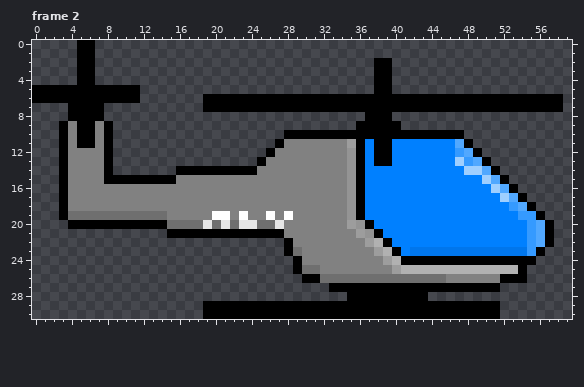
Animated GIF sprite -- src/images/helikopter_rechts.gif. That is the earlier state.
The file is 60x31 pixels, 2 frames. Colours within 5 levels of each other are drawn and written as one. Shown: frame 2.
And afterwards:
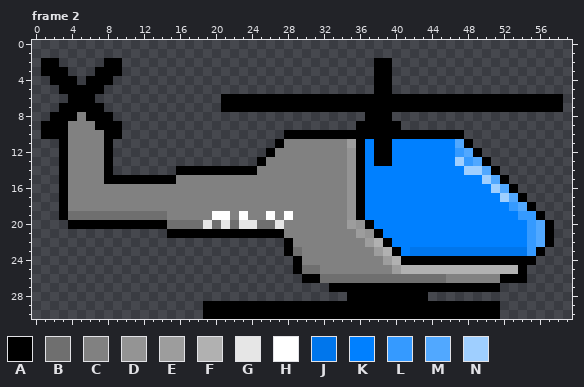
Palette (. is transparent): A #000000  B #6f6f6f  C #818181  D #949494  E #9d9d9d  F #b1b1b1  G #e6e6e6  H #ffffff  J #0076ec  K #0080ff  L #359aff  M #51a8ff  N #9fcfff
Commit message: Helikopter wieken aan achterkant bewegend
Changes in this commit:
Frame 2:
Colour A now appears in row 2 at x 1 to 2 and 8 to 9; in row 3 at x 1 to 3 and 7 to 9; in row 4 at x 2 to 4 and 7 to 8; in row 7 at x 3; in row 8 at x 2 to 3 and 8; in rows 9 to 10 at x 1 to 2 and 9.
The author changed colour C to colour A in row 9 at x 7.
The author changed colour A to colour C in row 8 at x 5; in rows 9 to 11 at x 5 to 6.
The author cleared colour A in rows 0 to 3 at x 5 to 6; in row 4 at x 5; in row 5 at x 0 to 2 and 8 to 11; in row 6 at x 0 to 3, 7 to 11 and 19 to 20; in row 7 at x 19 to 20.
Where, in picture pixels (left, top, right, bottom), the same in both pictures:
changed: (32, 40, 140, 148)
erased: (203, 94, 221, 112)
